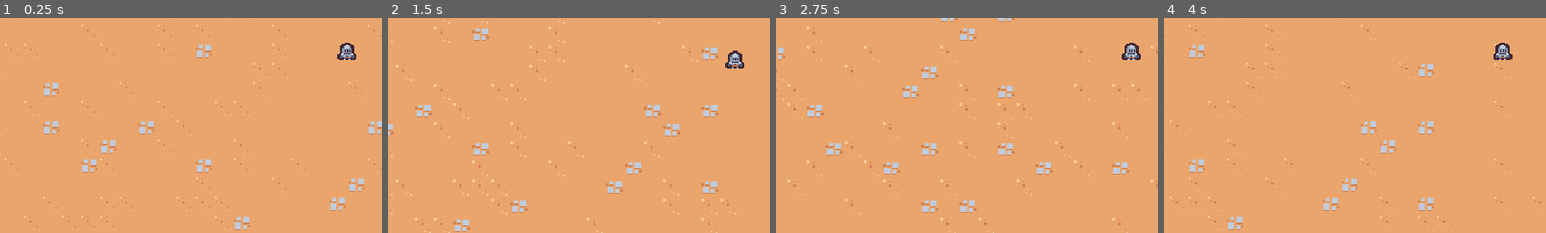
Above: before the commit, frames 1-4 (left to right).
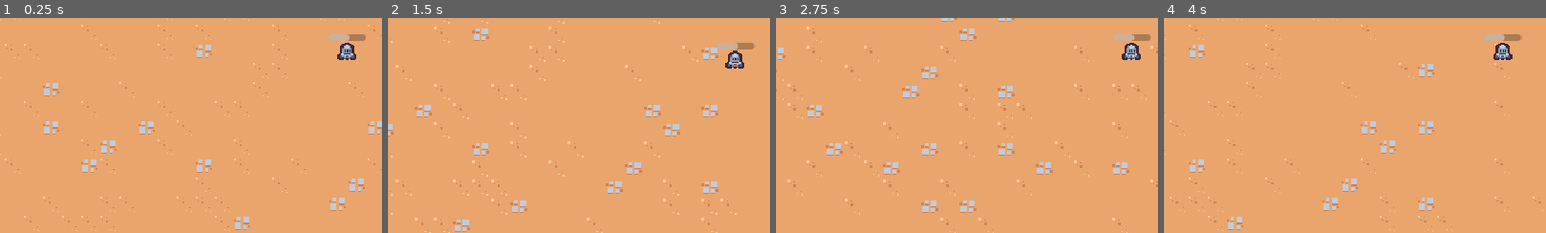
Above: after the commit, the same moments.

Repository: jrenato/dungeon_survival
Game: Godot game, scene res://src/world/levels/level.tscn
Two runs of this game, one before a commit and one after it. Both use one fixed random seed, a clock stepped at 60 frames per second and the inputs below.
Inputs (mouse positions are % of the whole screen's width and height, from its top left):
- Up to frame 1 (0.25 s): no input
- Up to frame 2 (1.5 s): tap Enter at 0.5 s; move the mouse to (72, 45) at 0.52 s; press the mouse at (72, 45) at 0.53 s; hold D (move_right) 0.53-1.28 s; move the mouse to (30, 55) at 1.27 s; release the mouse at (30, 55) at 1.28 s; hold S (move_down) from 1.28 s (still down); click (30, 55) at 1.35 s
- Up to frame 3 (2.75 s): move the mouse to (60, 28) at 2.02 s; release S (move_down) at 2.03 s; press the mouse at (60, 28) at 2.03 s; hold D (move_right) from 2.03 s (still down)
- Up to frame 4 (4 s): move the mouse to (45, 70) at 2.77 s; release D (move_right) at 2.78 s; release the mouse at (45, 70) at 2.78 s; hold W (move_up) 2.78-3.53 s; click (45, 70) at 2.85 s; move the mouse to (80, 65) at 3.52 s; press the mouse at (80, 65) at 3.53 s; hold A (move_left) from 3.53 s (still down)
The pictures show only the part of the screen within x 5-55%, y 40-90%; the shares and areas given below are measured in that part.

The runs differ from the first frame. In frame 1, 0.3% of the frame differs, in the area x 85-96%, y 7-11%; in frame 2, 0.3%; in frame 3, 0.3%; in frame 4, 0.3%.

Commit message:
Added player damage detection

Diff:
--- a/src/player/player.gd
+++ b/src/player/player.gd
@@ -4,6 +4,21 @@
 
 const MAX_SPEED : int = 125
 const ACCELERATION_SMOOTHING : int = 25
+
+
+@onready var health_component: HealthComponent = $HealthComponent
+@onready var collision_area_2d: Area2D = %CollisionArea2D
+@onready var damage_interval_timer: Timer = $DamageIntervalTimer
+
+
+var number_of_colliding_bodies : int = 0
+
+
+func _ready() -> void:
+	collision_area_2d.body_entered.connect(_on_body_entered)
+	collision_area_2d.body_exited.connect(_on_body_exited)
+	damage_interval_timer.timeout.connect(_on_damage_interval_timer_timeout)
+
 
 func _process(delta: float) -> void:
 	var direction : Vector2 = get_movement_vector()
@@ -17,3 +32,23 @@
 
 func get_movement_vector() -> Vector2:
 	return Input.get_vector("move_left", 'move_right', "move_up", "move_down")
+
+
+func check_for_damage() -> void:
+	if number_of_colliding_bodies == 0 || !damage_interval_timer.is_stopped():
+		return
+	health_component.damage(1)
+	damage_interval_timer.start()
+
+
+func _on_body_entered(other_body: Node2D) -> void:
+	number_of_colliding_bodies += 1
+	check_for_damage()
+
+
+func _on_body_exited(other_body: Node2D) -> void:
+	number_of_colliding_bodies -= 1
+
+
+func _on_damage_interval_timer_timeout() -> void:
+	check_for_damage()
--- a/src/player/player.tscn
+++ b/src/player/player.tscn
@@ -1,12 +1,16 @@
-[gd_scene load_steps=7 format=3 uid="uid://cwegybaokoxii"]
+[gd_scene load_steps=9 format=3 uid="uid://cwegybaokoxii"]
 
 [ext_resource type="Script" path="res://src/player/player.gd" id="1_en7q2"]
 [ext_resource type="PackedScene" uid="uid://dw36hbeyy8b3" path="res://src/abilities/controllers/sword_ability_controller.tscn" id="2_m4gf6"]
 [ext_resource type="Texture2D" uid="uid://uia4n6n1pr6s" path="res://assets/tilemaps/tilemap_packed.png" id="2_mi5uo"]
 [ext_resource type="PackedScene" uid="uid://dgkp7l3j4e5si" path="res://src/player/managers/experience_manager.tscn" id="3_a5jht"]
+[ext_resource type="PackedScene" uid="uid://bkib7rirvtw7l" path="res://src/gameplay/components/health_component.tscn" id="3_ibqgm"]
 
 [sub_resource type="CircleShape2D" id="CircleShape2D_78ih6"]
 radius = 16.0
+
+[sub_resource type="CircleShape2D" id="CircleShape2D_iujj6"]
+radius = 7.0
 
 [sub_resource type="CircleShape2D" id="CircleShape2D_m1tpd"]
 radius = 5.09902
@@ -16,19 +20,46 @@
 motion_mode = 1
 script = ExtResource("1_en7q2")
 
+[node name="HealthComponent" parent="." instance=ExtResource("3_ibqgm")]
+
 [node name="AbilityManager" type="Node" parent="."]
 
 [node name="SwordAbilityController" parent="AbilityManager" instance=ExtResource("2_m4gf6")]
 
 [node name="ExperienceManager" parent="." instance=ExtResource("3_a5jht")]
 
-[node name="Area2D" type="Area2D" parent="."]
+[node name="DamageIntervalTimer" type="Timer" parent="."]
+wait_time = 0.5
+one_shot = true
+
+[node name="ProgressBar" type="ProgressBar" parent="."]
+custom_minimum_size = Vector2(32, 6)
+offset_left = -16.0
+offset_top = -22.0
+offset_right = 16.0
+offset_bottom = -16.0
+pivot_offset = Vector2(16, 3)
+max_value = 1.0
+value = 0.5
+show_percentage = false
+
+[node name="PickupArea2D" type="Area2D" parent="."]
 collision_layer = 16
 collision_mask = 0
 
-[node name="CollisionShape2D" type="CollisionShape2D" parent="Area2D"]
+[node name="CollisionShape2D" type="CollisionShape2D" parent="PickupArea2D"]
 position = Vector2(0, -5)
 shape = SubResource("CircleShape2D_78ih6")
+
+[node name="CollisionArea2D" type="Area2D" parent="."]
+unique_name_in_owner = true
+collision_layer = 0
+collision_mask = 8
+
+[node name="CollisionShape2D" type="CollisionShape2D" parent="CollisionArea2D"]
+position = Vector2(0, -7)
+shape = SubResource("CircleShape2D_iujj6")
+debug_color = Color(0.894118, 0.321569, 0, 0.419608)
 
 [node name="Sprite2D" type="Sprite2D" parent="."]
 position = Vector2(0, -8)
@@ -39,3 +70,4 @@
 [node name="CollisionShape2D" type="CollisionShape2D" parent="."]
 position = Vector2(0, -5)
 shape = SubResource("CircleShape2D_m1tpd")
+debug_color = Color(0.639216, 0.360784, 0.952941, 0.419608)
